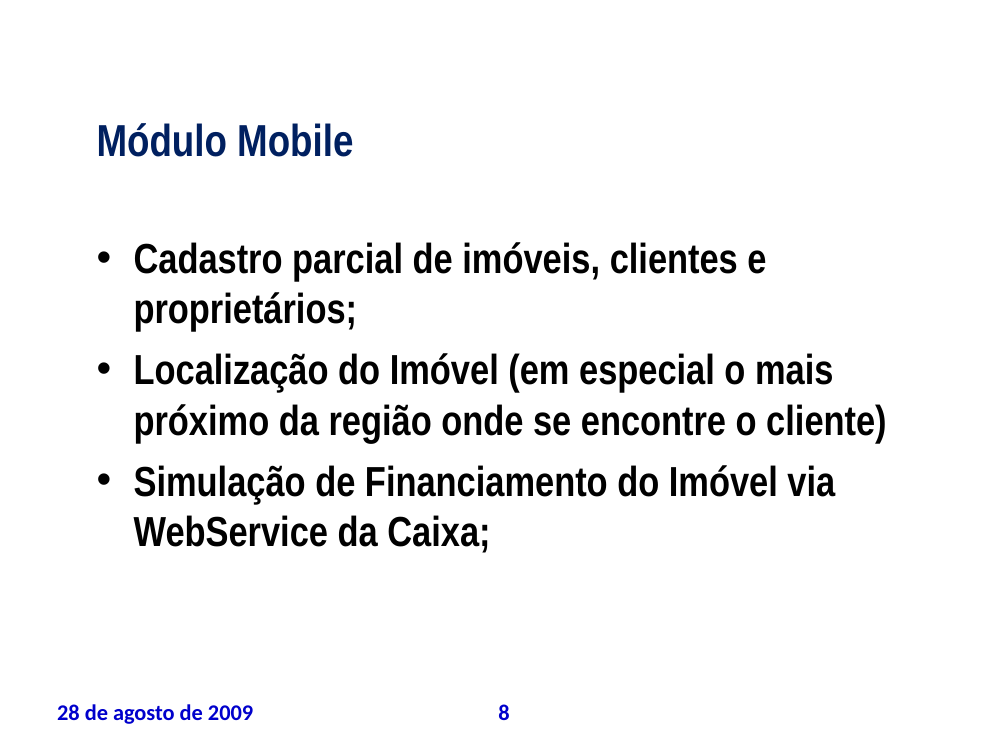
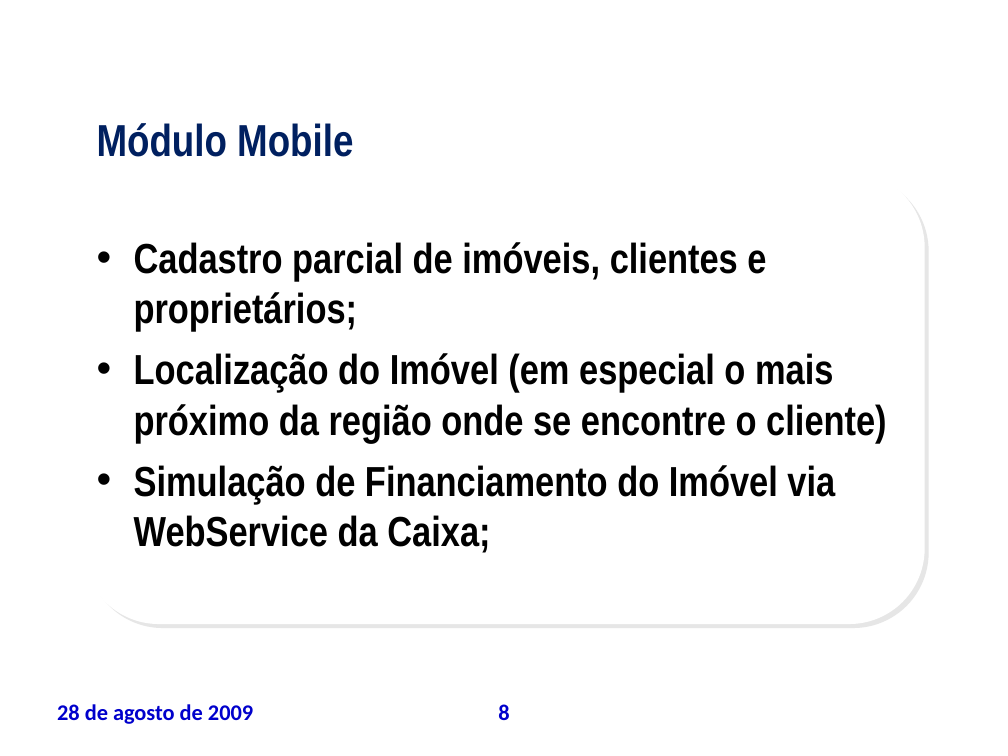
Before and after one commit to leoevaristo/psa20092, a slide deck: slide 8 of ARTEFATOS/TAP_apresentacao.ppt. Drawn at 1008x756 pixels with LibreOffice and Linux fonts; fonts in the diff are those of the drawing; background and template pictures are left out. Boxes give left, top, right and bottom in pixels: in the first picture for what was removed or moved away, otherwise in the second. Text is boxed around its words. In the diff, an @@ line names an element or a change of style, - is before the commit and + after.

```diff
--- a/ARTEFATOS/TAP_apresentacao.ppt
+++ b/ARTEFATOS/TAP_apresentacao.ppt
@@ rounded rectangle added at (x1=84, y1=171, x2=925, y2=624), fill #FFFFFF @@
```
Also in this commit, not shown: 12 other slides changed, 1 slide added.
